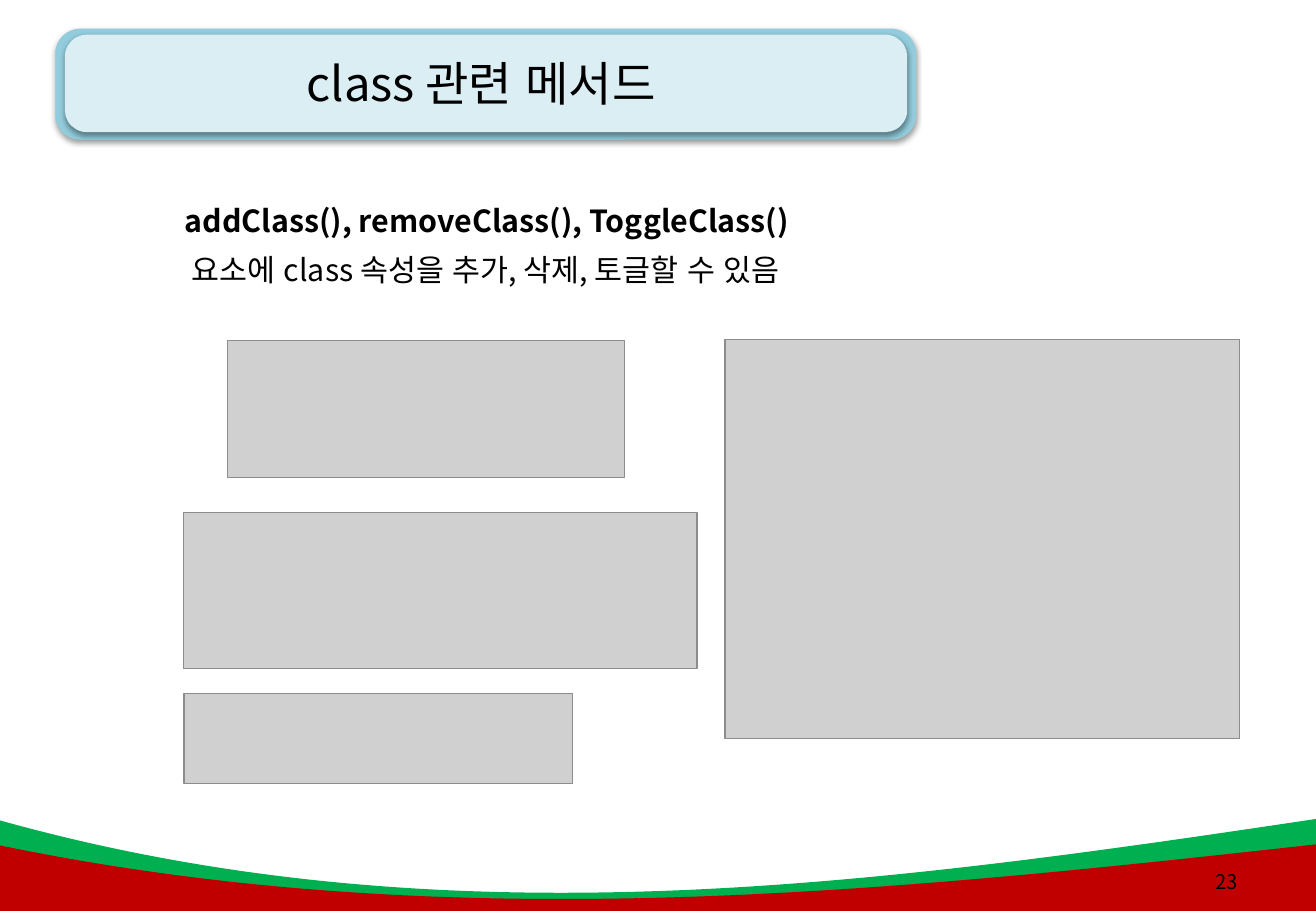
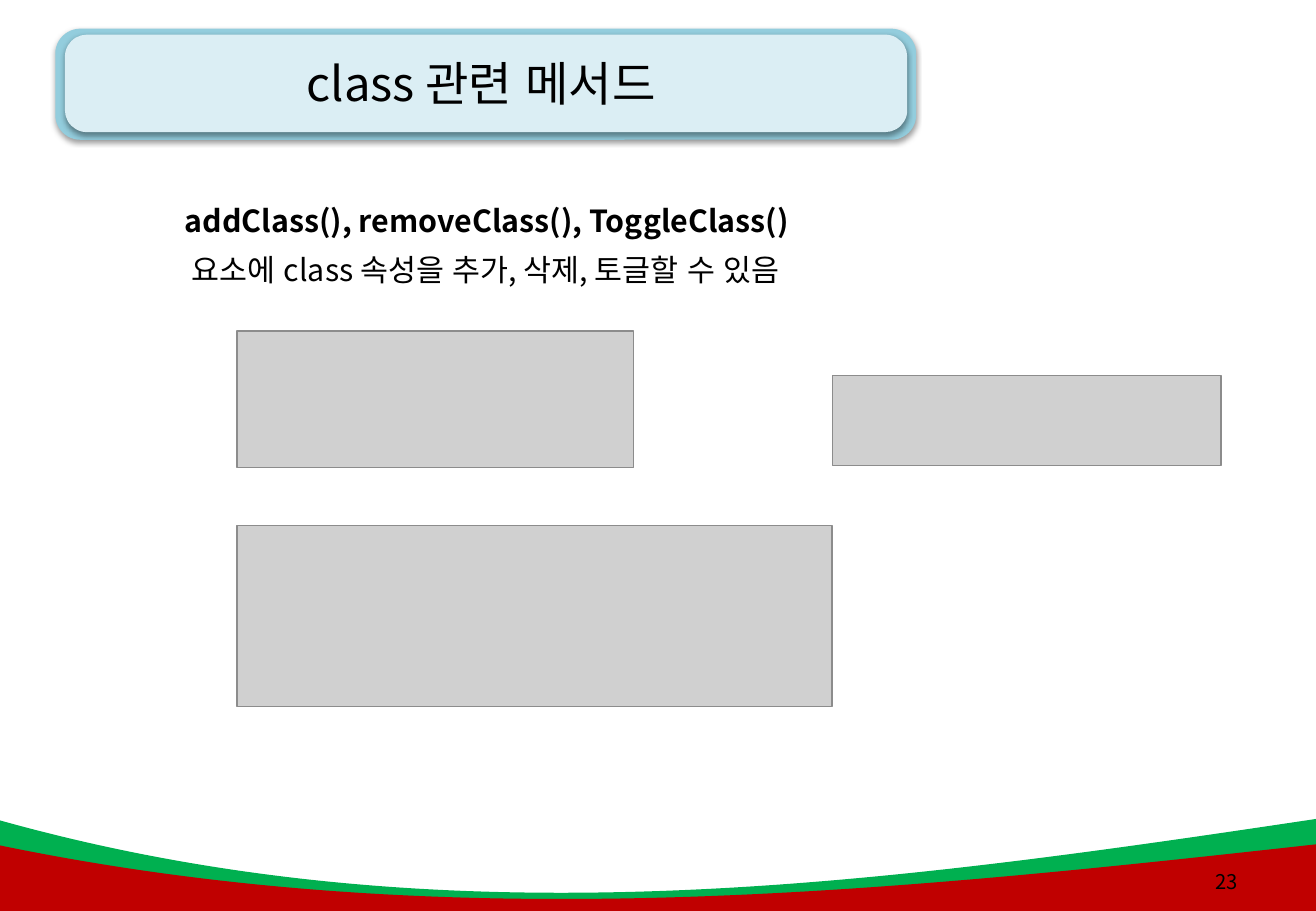
Before and after one commit to kiyongee2/green_project_web, a slide deck: slide 23 of js_ppt/9강. JQuery .pptx. Drawn at 1316x911 pixels with LibreOffice and Linux fonts; fonts in the diff are those of the drawing; grey boxes stand for pictures; background and template pictures are left out. Boxes give left, top, right and bottom in pixels: in the first picture for what was removed or moved away, otherwise in the second. Text is boxed around its words. In the diff, an @@ line names an element or a change of style, - is before the commit and + after.

```diff
--- a/js_ppt/9강. JQuery .pptx
+++ b/js_ppt/9강. JQuery .pptx
@@ picture moved from (x1=227, y1=341, x2=625, y2=479) to (x1=237, y1=331, x2=634, y2=468) @@
@@ picture removed at (x1=725, y1=339, x2=1239, y2=738) @@
@@ picture moved from (x1=183, y1=694, x2=572, y2=784) to (x1=832, y1=375, x2=1221, y2=465) @@
@@ picture resized from (x1=183, y1=513, x2=697, y2=668) to (x1=237, y1=526, x2=832, y2=707) @@
```
Also in this commit, not shown: 9 slides added, 20 other files.
